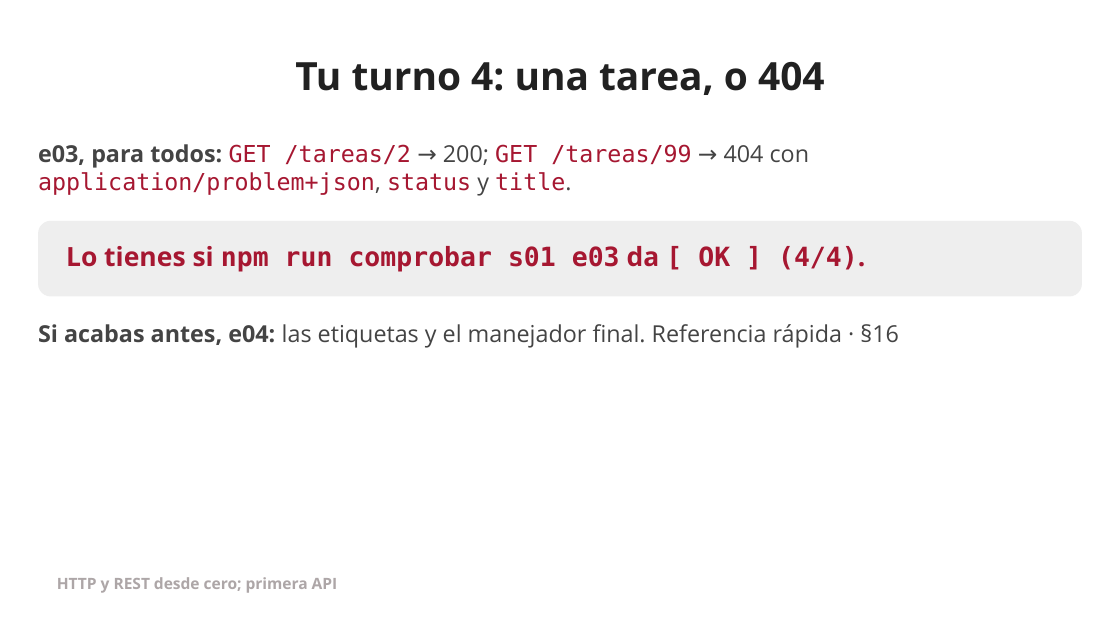
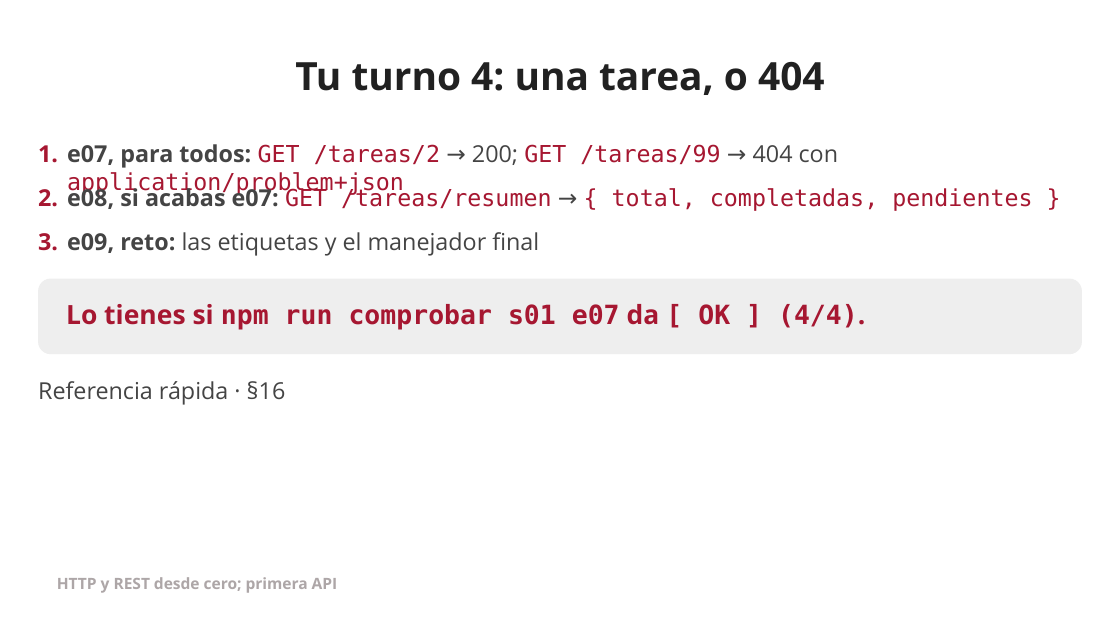
Before and after one commit to jserranof/formacion-openapi-jserranof, a slide deck: slide 65 of docs/sesiones/presentaciones/s01-presentacion.pptx. Drawn at 1120x630 pixels with LibreOffice and Linux fonts; fonts in the diff are those of the drawing; background and template pictures are left out. Boxes give left, top, right and bottom in pixels: in the first picture for what was removed or moved away, otherwise in the second. Text is boxed around its words. In the diff, an @@ line names an element or a change of style, - is before the commit and + after.

Commit message:
feat(s01): nueve ejercicios con pruebas, dos o tres por bloque
- e01 (explorar la API) y e02 (verbo y código): los Tu turno de los bloques 1
  y 2 se contestan en un fichero y se comprueban sin desvelar la respuesta.
- e05 (prioridad tipada), e06 (reto: filtro) y e08 (resumen, con la trampa
  del orden de las rutas) nuevos. Los de antes pasan a e03, e04, e07 y e09.
- comprobar: pistas de Content-Type legibles y sin «llega false».
- Referencia rápida, diapositivas, PPTX/PDF y práctica 1 al día.

```diff
--- a/docs/sesiones/presentaciones/s01-presentacion.pptx
+++ b/docs/sesiones/presentaciones/s01-presentacion.pptx
@@ text added at box(38, 145, 58, 163), 15 pt, text #A61731, bold @@
+1.
@@ text at box(67, 144, 838, 196): text changed @@
-e03, para todos: GET /tareas/2 → 200; GET /tareas/99 → 404 con application/problem+json, status y title.
+e07, para todos: GET /tareas/2 → 200; GET /tareas/99 → 404 con application/problem+json
@@ text added at box(38, 189, 58, 207), 15 pt, text #A61731, bold @@
+2.
@@ text added at box(67, 185, 1032, 211), 15 pt, text #A61731 @@
+e08, si acabas e07: GET /tareas/resumen → { total, completadas, pendientes }
@@ text added at box(38, 233, 58, 251), 15 pt, text #A61731, bold @@
+3.
@@ text at box(67, 232, 539, 256): text changed @@
-Si acabas antes, e04: las etiquetas y el manejador final. Referencia rápida · §16
+e09, reto: las etiquetas y el manejador final
@@ rounded rectangle: place and size @@
-rounded rectangle at box(38, 221, 1082, 297)
+rounded rectangle at box(38, 279, 1082, 355)
@@ text at box(66, 304, 865, 329): text changed @@
-Lo tienes si npm run comprobar s01 e03 da [ OK ] (4/4).
+Lo tienes si npm run comprobar s01 e07 da [ OK ] (4/4).
@@ text added at box(38, 381, 286, 405), 15 pt, text #444444 @@
+Referencia rápida · §16
```
Also in this commit, not shown: 8 other slides changed, 21 other files.
